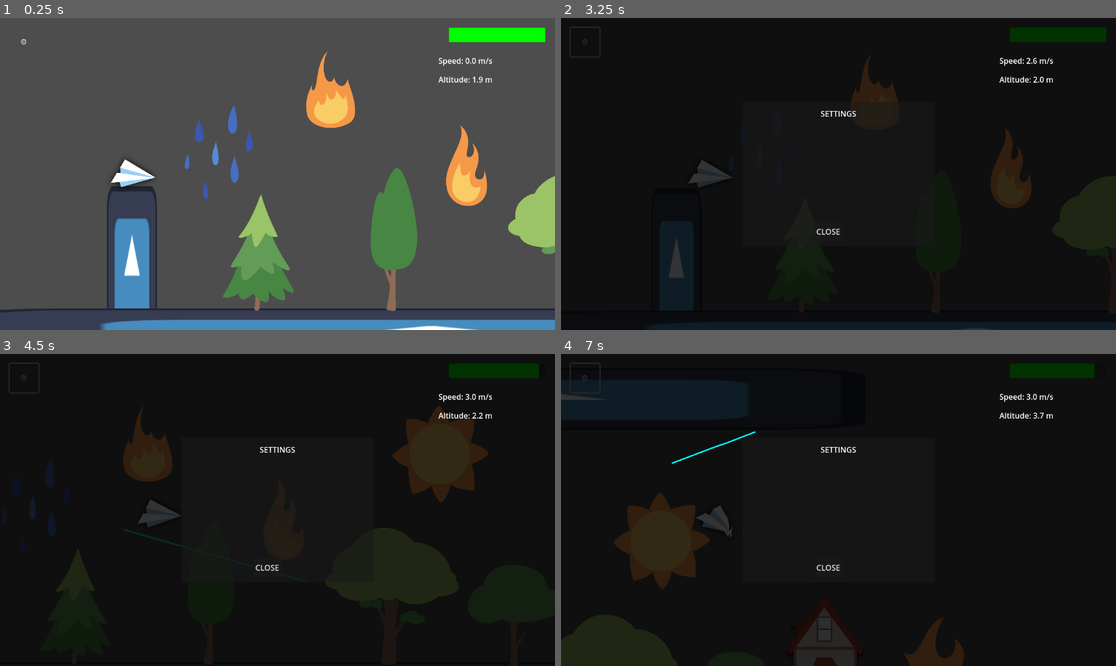
Above: before the commit, frames 1-4 (two rows, left to right).
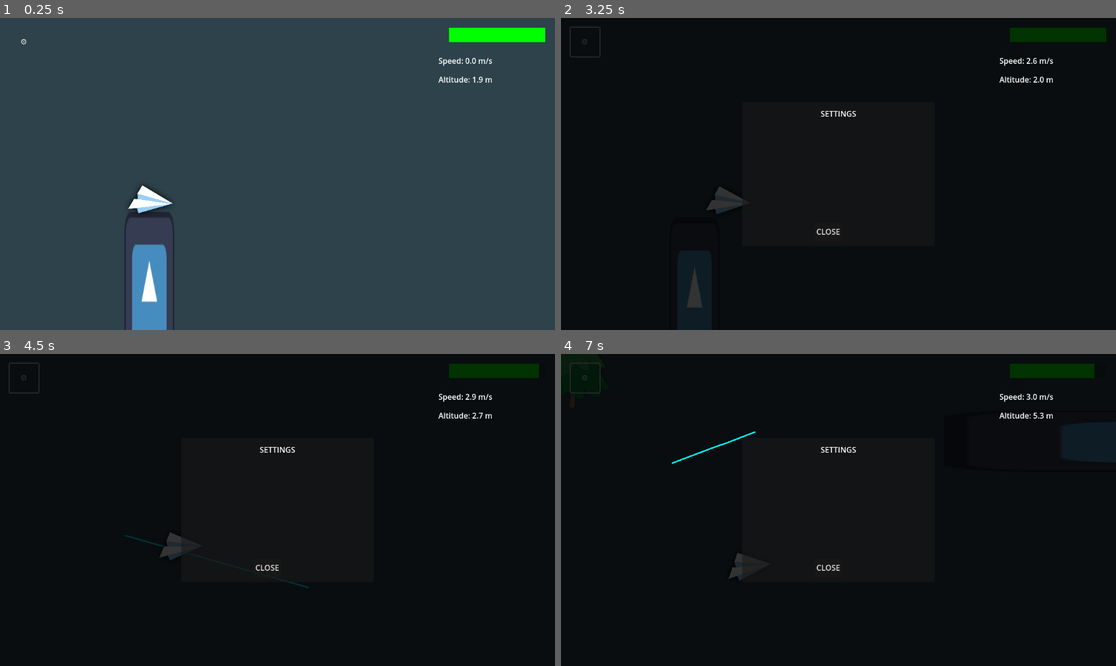
Above: after the commit, the same moments.

Repository: STUDIO-SINOKAYO/planegame
Game: Godot game, scene res://Scenes/level.tscn
Two runs of this game, one before a commit and one after it. Both use one fixed random seed, a clock stepped at 60 frames per second and the inputs below. The engine's default icon, where the game draws it, is replaced by a stand-in: a white triangle on a blue panel in a dark square.
Inputs (mouse positions are in pixels of both pictures, inside the frame that each line leads up to):
- Up to frame 1 (0.25 s): no input
- Up to frame 2 (3.25 s): click "⚙️" at 0.5 s; click "⚙️" at 1.25 s; click "⚙️" at 2 s; tap Enter (ui_accept) at 2.75, 3.02 s; move the mouse to (960, 158) at 2.77 s; right-click (960, 158) at 2.85 s; click (960, 158) at 2.92 s
- Up to frame 3 (4.5 s): drag from (166, 525) to (349, 578) at 3.52 s; move the mouse to (333, 441) at 4.27 s; right-click (333, 441) at 4.35 s; click (333, 441) at 4.42 s
- Up to frame 4 (7 s): drag from (810, 572) to (705, 622) at 5.02 s; move the mouse to (1005, 556) at 5.77 s; right-click (1005, 556) at 5.85 s; click (1005, 556) at 5.92 s; tap Enter (ui_accept) at 6.02 s; drag from (672, 463) to (755, 432) at 6.52 s

The runs differ from the first frame. In frame 1, 93% of the frame differs, in the area x 0-100%, y 0-100%; in frame 2, 4.8%; in frame 3, 8.4%; in frame 4, 8.1%.

Commit message:
started epic level

Diff:
--- a/Scenes/level.tscn
+++ b/Scenes/level.tscn
@@ -54,10 +54,10 @@
 radius = 29.1548
 
 [sub_resource type="RectangleShape2D" id="RectangleShape2D_6y3s5"]
-size = Vector2(185, 89)
+size = Vector2(265.5, 101.5)
 
 [sub_resource type="CircleShape2D" id="CircleShape2D_u0did"]
-radius = 55.0
+radius = 78.0064
 
 [sub_resource type="RectangleShape2D" id="RectangleShape2D_0cmrb"]
 size = Vector2(127, 215)
@@ -111,7 +111,7 @@
 polygon = PackedVector2Array(15, 0, -8, 8, -5, 0, -8, -8)
 
 [node name="Camera2D" type="Camera2D" parent="Plane"]
-position = Vector2(300, 0)
+position = Vector2(264, -54)
 position_smoothing_enabled = true
 
 [node name="Sprite2D" type="Sprite2D" parent="Plane"]
@@ -130,16 +130,28 @@
 [node name="Obstacles" type="Node2D" parent="."]
 
 [node name="Clouds" parent="Obstacles" instance=ExtResource("7_8c0lf")]
-position = Vector2(347, -41)
+position = Vector2(1955, -190)
+
+[node name="Clouds" parent="Obstacles/Clouds" instance=ExtResource("7_8c0lf")]
+position = Vector2(1462, -6)
+
+[node name="Clouds" parent="Obstacles/Clouds/Clouds" instance=ExtResource("7_8c0lf")]
+position = Vector2(1496, 12)
 
 [node name="Ground" parent="Obstacles" instance=ExtResource("8_754fn")]
-position = Vector2(690, 750)
+position = Vector2(2578, 716)
+
+[node name="Ground2" parent="Obstacles/Ground" instance=ExtResource("8_754fn")]
+position = Vector2(1844, -18)
+
+[node name="Ground2" parent="Obstacles/Ground/Ground2" instance=ExtResource("8_754fn")]
+position = Vector2(1868, -2)
 
 [node name="Sun" type="Node2D" parent="Obstacles"]
-position = Vector2(1090, 257)
+position = Vector2(2351, 177)
 
 [node name="Sprite2D" type="Sprite2D" parent="Obstacles/Sun"]
-position = Vector2(0.00012207, -1.99997)
+position = Vector2(7.27596e-12, -137)
 scale = Vector2(0.4, 0.4)
 texture = ExtResource("9_oqgf2")
 
@@ -159,7 +171,7 @@
 bus = &"SFX"
 
 [node name="Tree1" type="Node2D" parent="Obstacles"]
-position = Vector2(613, 542)
+position = Vector2(3069, 534)
 
 [node name="Sprite2D" type="Sprite2D" parent="Obstacles/Tree1"]
 position = Vector2(0, 2)
@@ -178,7 +190,7 @@
 shape = SubResource("RectangleShape2D_3a44l")
 
 [node name="Tree2" type="Node2D" parent="Obstacles"]
-position = Vector2(333, 570)
+position = Vector2(796, -381)
 
 [node name="Sprite2D" type="Sprite2D" parent="Obstacles/Tree2"]
 position = Vector2(1, 1)
@@ -197,10 +209,10 @@
 shape = SubResource("RectangleShape2D_2klc5")
 
 [node name="Tree3" type="Node2D" parent="Obstacles"]
-position = Vector2(1248, 551)
+position = Vector2(2291, 518)
 
 [node name="Sprite2D" type="Sprite2D" parent="Obstacles/Tree3"]
-position = Vector2(-2, 39)
+position = Vector2(4, 31)
 scale = Vector2(0.3, 0.3)
 texture = ExtResource("15_00k4y")
 
@@ -220,25 +232,91 @@
 shape = SubResource("CircleShape2D_gf56v")
 
 [node name="Tree4" type="Node2D" parent="Obstacles"]
-position = Vector2(991, 550)
+position = Vector2(3520, 528)
 
 [node name="Sprite2D" type="Sprite2D" parent="Obstacles/Tree4"]
-scale = Vector2(0.3, 0.3)
+position = Vector2(-8, -47)
+scale = Vector2(0.4, 0.4)
 texture = ExtResource("16_3a44l")
 
 [node name="Solid Obstacle" parent="Obstacles/Tree4" instance=ExtResource("13_2klc5")]
 position = Vector2(-3, -1)
 
 [node name="CollisionShape2D" type="CollisionShape2D" parent="Obstacles/Tree4/Solid Obstacle"]
-position = Vector2(-3.5, -48.5)
+position = Vector2(-10.75, -105.25)
 shape = SubResource("RectangleShape2D_6y3s5")
 
 [node name="CollisionShape2D2" type="CollisionShape2D" parent="Obstacles/Tree4/Solid Obstacle"]
-position = Vector2(-13, -80)
+position = Vector2(-31, -139)
 shape = SubResource("CircleShape2D_u0did")
 
+[node name="Tree5" type="Node2D" parent="Obstacles"]
+position = Vector2(1896, 485)
+
+[node name="Sprite2D" type="Sprite2D" parent="Obstacles/Tree5"]
+position = Vector2(10.15, 30.05)
+scale = Vector2(0.4, 0.4)
+texture = ExtResource("15_00k4y")
+
+[node name="Solid Obstacle" parent="Obstacles/Tree5" instance=ExtResource("13_2klc5")]
+position = Vector2(3.15002, -2.95001)
+
+[node name="CollisionShape2D" type="CollisionShape2D" parent="Obstacles/Tree5/Solid Obstacle"]
+position = Vector2(-15.15, -43.05)
+shape = SubResource("CircleShape2D_pnhnk")
+
+[node name="CollisionShape2D2" type="CollisionShape2D" parent="Obstacles/Tree5/Solid Obstacle"]
+position = Vector2(49.85, -50.05)
+shape = SubResource("CircleShape2D_24uko")
+
+[node name="CollisionShape2D3" type="CollisionShape2D" parent="Obstacles/Tree5/Solid Obstacle"]
+position = Vector2(-89.15, 1.95001)
+shape = SubResource("CircleShape2D_gf56v")
+
+[node name="Tree6" type="Node2D" parent="Obstacles"]
+position = Vector2(2617, 492)
+
+[node name="Sprite2D" type="Sprite2D" parent="Obstacles/Tree6"]
+position = Vector2(10.15, 30.05)
+scale = Vector2(0.4, 0.4)
+texture = ExtResource("15_00k4y")
+
+[node name="Solid Obstacle" parent="Obstacles/Tree6" instance=ExtResource("13_2klc5")]
+position = Vector2(3.15002, -2.95001)
+
+[node name="CollisionShape2D" type="CollisionShape2D" parent="Obstacles/Tree6/Solid Obstacle"]
+position = Vector2(-15.15, -43.05)
+shape = SubResource("CircleShape2D_pnhnk")
+
+[node name="CollisionShape2D2" type="CollisionShape2D" parent="Obstacles/Tree6/Solid Obstacle"]
+position = Vector2(49.85, -50.05)
+shape = SubResource("CircleShape2D_24uko")
+
+[node name="CollisionShape2D3" type="CollisionShape2D" parent="Obstacles/Tree6/Solid Obstacle"]
+position = Vector2(-89.15, 1.95001)
+shape = SubResource("CircleShape2D_gf56v")
+
+[node name="Tree7" type="Node2D" parent="Obstacles"]
+position = Vector2(3887, 527)
+
+[node name="Sprite2D" type="Sprite2D" parent="Obstacles/Tree7"]
+position = Vector2(0, 2)
+scale = Vector2(0.3, 0.3)
+texture = ExtResource("12_c7le1")
+
+[node name="Solid Obstacle" parent="Obstacles/Tree7" instance=ExtResource("13_2klc5")]
+position = Vector2(0, -7)
+
+[node name="CollisionShape2D" type="CollisionShape2D" parent="Obstacles/Tree7/Solid Obstacle"]
+position = Vector2(0, 1)
+shape = SubResource("RectangleShape2D_00k4y")
+
+[node name="CollisionShape2D2" type="CollisionShape2D" parent="Obstacles/Tree7/Solid Obstacle"]
+position = Vector2(7, -64.875)
+shape = SubResource("RectangleShape2D_3a44l")
+
 [node name="House" type="Node2D" parent="Obstacles"]
-position = Vector2(1419, 535)
+position = Vector2(4633, 402)
 
 [node name="Sprite2D" type="Sprite2D" parent="Obstacles/House"]
 position = Vector2(6, 2)
@@ -257,7 +335,7 @@
 shape = SubResource("CircleShape2D_nngtn")
 
 [node name="HouseFire" type="Node2D" parent="Obstacles"]
-position = Vector2(1882, 486)
+position = Vector2(5856, 384)
 
 [node name="Sprite2D" type="Sprite2D" parent="Obstacles/HouseFire"]
 position = Vector2(-179, 71)
@@ -283,7 +361,7 @@
 shape = SubResource("RectangleShape2D_luodc")
 
 [node name="Water" type="Node2D" parent="Obstacles"]
-position = Vector2(250, 360)
+position = Vector2(3506, 141)
 
 [node name="Sprite2D" type="Sprite2D" parent="Obstacles/Water"]
 scale = Vector2(0.3, 0.3)
@@ -303,7 +381,7 @@
 bus = &"SFX"
 
 [node name="Fire1" type="Node2D" parent="Obstacles"]
-position = Vector2(482, 231)
+position = Vector2(6309, 230)
 
 [node name="Sprite2D" type="Sprite2D" parent="Obstacles/Fire1"]
 position = Vector2(1, 0)
@@ -318,7 +396,7 @@
 shape = SubResource("CircleShape2D_53r2q")
 
 [node name="Fire2" type="Node2D" parent="Obstacles"]
-position = Vector2(765, 392)
+position = Vector2(6592, 391)
 
 [node name="Sprite2D" type="Sprite2D" parent="Obstacles/Fire2"]
 position = Vector2(-1, -3)
@@ -508,6 +586,14 @@
 volume_db = -6.749
 bus = &"SFX"
 
+[node name="ColorRect" type="ColorRect" parent="."]
+z_index = -50
+offset_left = -3547.0
+offset_top = -963.0
+offset_right = 12028.0
+offset_bottom = 1554.0
+color = Color(0.176471, 0.258824, 0.294118, 1)
+
 [connection signal="game_over" from="Plane" to="." method="_on_game_over"]
 [connection signal="waypoint_reached" from="Plane" to="." method="_on_plane_waypoint_reached"]
 [connection signal="body_entered" from="Obstacles/Sun/Area2D" to="." method="_on_area_2d_body_entered"]
Binary file changed: Assets/Sprites/THE SUN.png
Binary file changed: Assets/Sprites/Tree1.png
Binary file changed: Assets/Sprites/tree2.png
Binary file changed: Assets/Sprites/tree3.png
Binary file changed: Assets/Sprites/tree4.png
